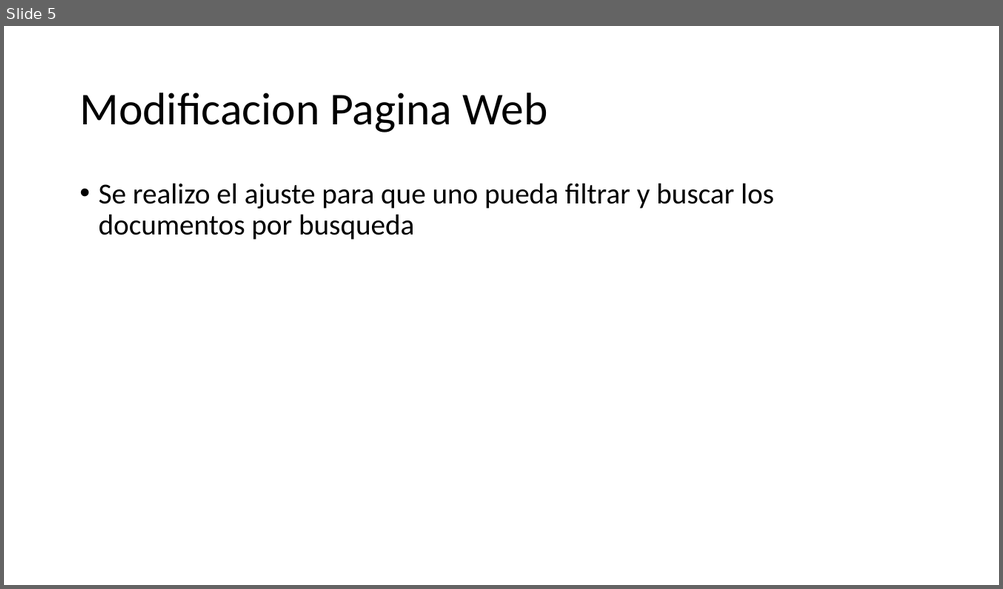
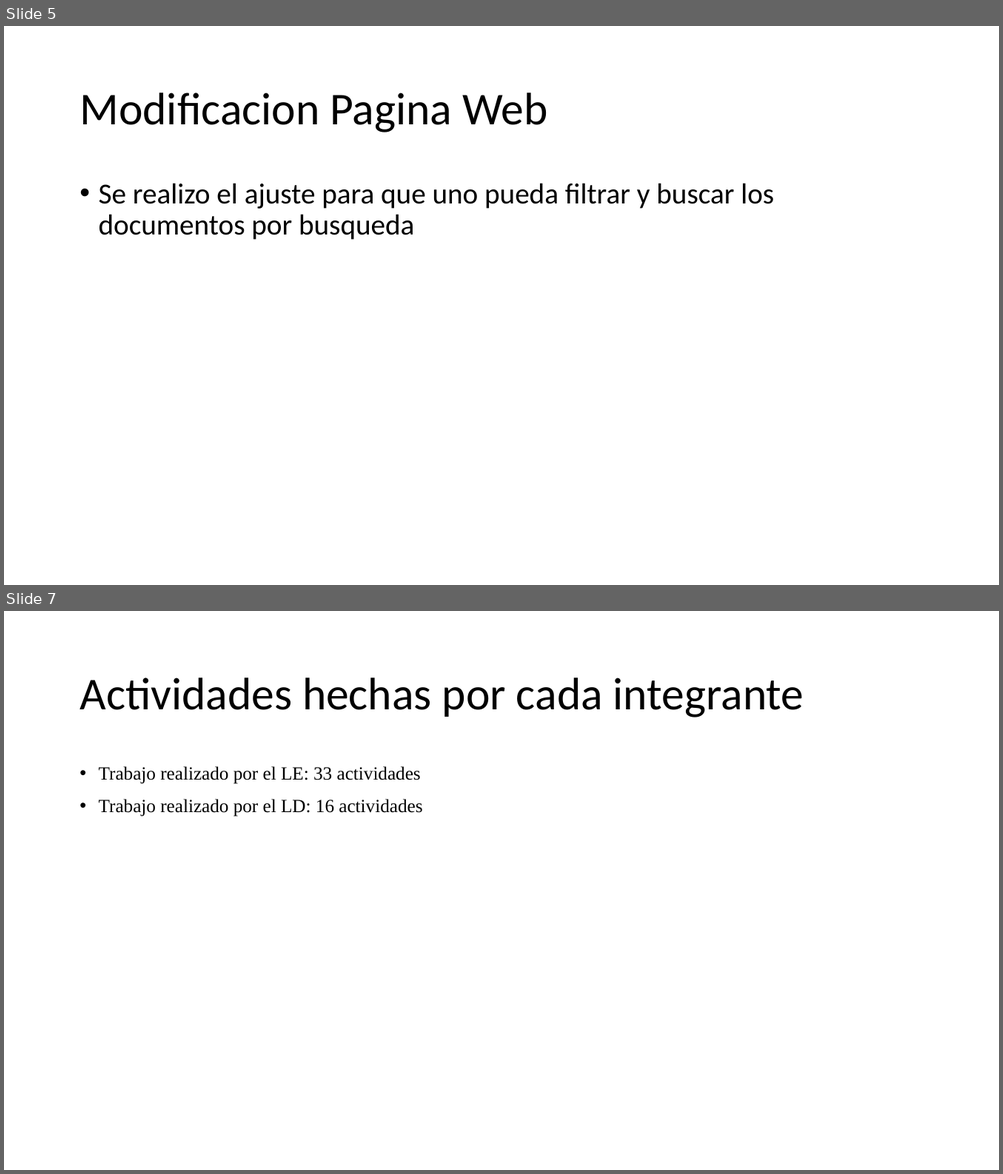
Before and after one commit to Nico2002345/PaginaIngSoftware, a slide deck: assets/docs/Documento_Final_2.pptx. Shown one above the other, each under a label of ours: slide 5 before the commit, slides 5 and 7 after it; the slides between them are not shown. The pictures are 1003x589 and 1003x1174 pixels, drawn with LibreOffice and Linux fonts; fonts in the diff are those of the drawing. Boxes give left, top, right and bottom in pixels: in the first picture for what was removed or moved away, otherwise in the second. Text is boxed around its words. In the diff, an @@ line names an element or a change of style, - is before the commit and + after.

```diff
--- a/assets/docs/Documento_Final_2.pptx
+++ b/assets/docs/Documento_Final_2.pptx
@@ slide 7 added at [4, 611, 999, 1170], background #FFFFFF @@
@@ title added at [79, 678, 804, 718], 44 pt, text #000000 @@
+Actividades hechas por cada integrante
@@ text added at [99, 766, 422, 817], 18 pt, text #000000 @@
+• Trabajo realizado por el LE: 33 actividades
+• Trabajo realizado por el LD: 16 actividades
```
Also in this commit, not shown: 1 other slide added, 4 other files.
